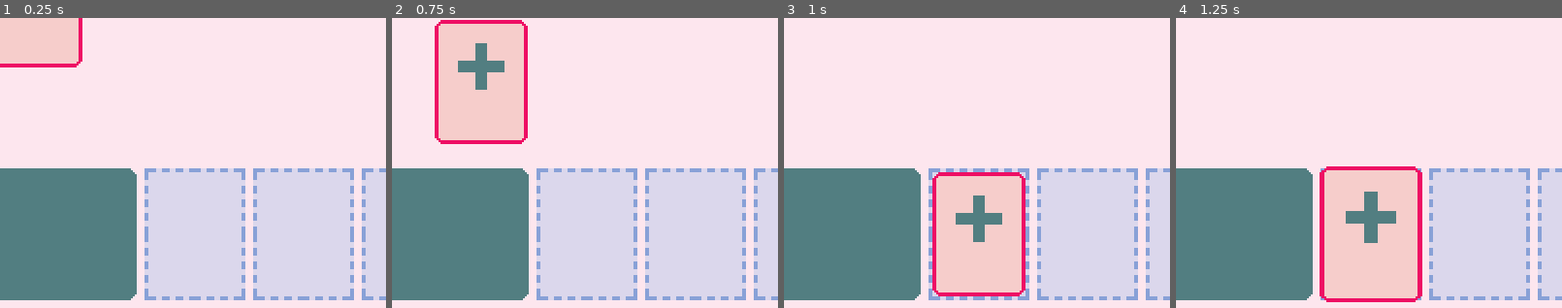
Above: before the commit, frames 1-4 (left to right).
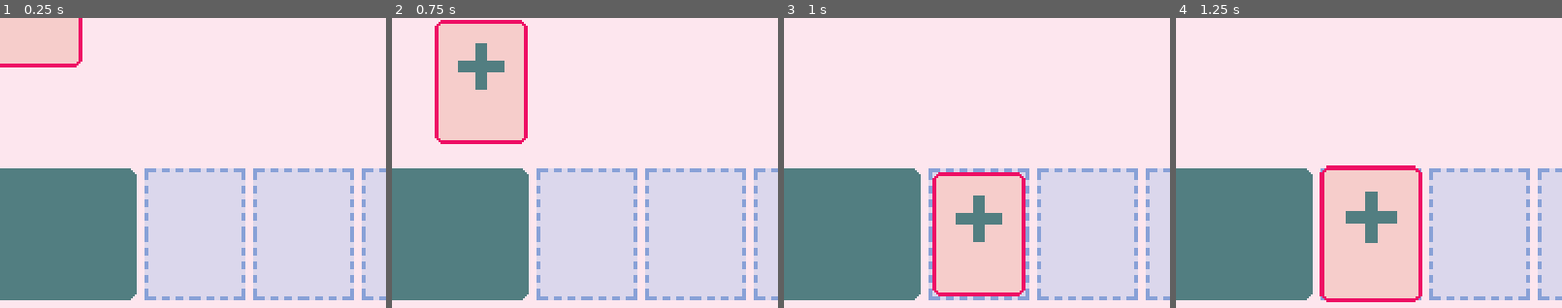
Above: after the commit, the same moments.

Repository: ajulo-awow/shifty_shuffle_new
Game: Godot game, scene res://scenes/managers/game_manager.tscn
The game is run twice, just before and just after one commit, with the same random seed, the same clock (stepped at 60 frames per second) and the same inputs.
Inputs (mouse positions are % of the whole screen's width and height, from its top left):
- Up to frame 1 (0.25 s): no input
- Up to frame 2 (0.75 s): tap Enter at 0.5 s; drag from (44, 48) to (65, 87) at 0.52 s
- Up to frame 3 (1 s): no input
- Up to frame 4 (1.25 s): no input
The pictures show only the part of the screen within x 39-89%, y 50-100%; the shares and areas given below are measured in that part.

Frames 1-3 are identical in both runs. In frame 4, 0.2% of the frame differs, in the area x 37-63%, y 50-98%.

Commit message:
fix: card slots
able to pick card out of card slot

Diff:
--- a/scripts/managers/card_manager.gd
+++ b/scripts/managers/card_manager.gd
@@ -3,6 +3,9 @@
 var card_being_dragged
 var screen_size
 var is_hovering_on_card
+#
+const COLL_MASK_CARD = 1
+const COLL_MASK_CARD_SLOT = 2
 
 
 func _ready() -> void:
@@ -34,8 +37,18 @@
 
 func finish_drag():
 	card_being_dragged.scale = Vector2(1.1, 1.1)
-	card_being_dragged = card_being_dragged
+	# if card dropped in empty card slot
+	var card_slot_found = raycast_check_for_card_slot()
+	if card_slot_found and not card_slot_found.card_in_slot:
+		card_being_dragged.position = card_slot_found.position
+		# disable card
+		#card_being_dragged.get_node("Area2D/CollisionShape2D").disabled = true
+		#card_slot_found.card_in_slot = true
+		# card not bound to card slot
+		card_slot_found.card_in_slot = false
+	#
 	card_being_dragged = null
+
 
 func connect_card_signals(card):
 	card.connect("hovered", on_hovered_over_card)
@@ -50,11 +63,13 @@
 
 func on_hovered_off_card(card):
 	highlight_card(card, false)
+	#
 	var new_card_hovered = raycast_check_for_card()
 	if new_card_hovered:
 		highlight_card(new_card_hovered, true)
 	else:
 		is_hovering_on_card = false
+
 
 func highlight_card(card, hovered):
 	if hovered:
@@ -66,20 +81,36 @@
 
 
 func raycast_check_for_card():
+	#
 	var space_state = get_world_2d().direct_space_state
 	var parameters = PhysicsPointQueryParameters2D.new()
 	parameters.position = get_global_mouse_position()
 	parameters.collide_with_areas = true
-	parameters.collision_mask = 1
+	parameters.collision_mask = COLL_MASK_CARD
 	var result = space_state.intersect_point(parameters)
 	if result.size() > 0:
 		return get_card_with_highest_z_index(result)
 	return null
 
 
+func raycast_check_for_card_slot():
+	#
+	var space_state = get_world_2d().direct_space_state
+	var parameters = PhysicsPointQueryParameters2D.new()
+	parameters.position = get_global_mouse_position()
+	parameters.collide_with_areas = true
+	parameters.collision_mask = COLL_MASK_CARD_SLOT
+	var result = space_state.intersect_point(parameters)
+	if result.size() > 0:
+		return result[0].collider.get_parent()
+	return null
+
+
 func get_card_with_highest_z_index(cards):
+	#
 	var highest_z_card = cards[0].collider.get_parent()
 	var highest_z_index = highest_z_card.z_index
+	#
 	for i in range(1, cards.size()):
 		var current_card = cards[i].collider.get_parent()
 		if current_card.z_index > highest_z_index:
--- a/scripts/objects/slot.gd
+++ b/scripts/objects/slot.gd
@@ -1,11 +1,3 @@
 extends Node2D
 #
 var card_in_slot: bool = false
-
-
-func _ready() -> void:
-	pass # Replace with function body.
-
-
-func _process(_delta: float) -> void:
-	pass
